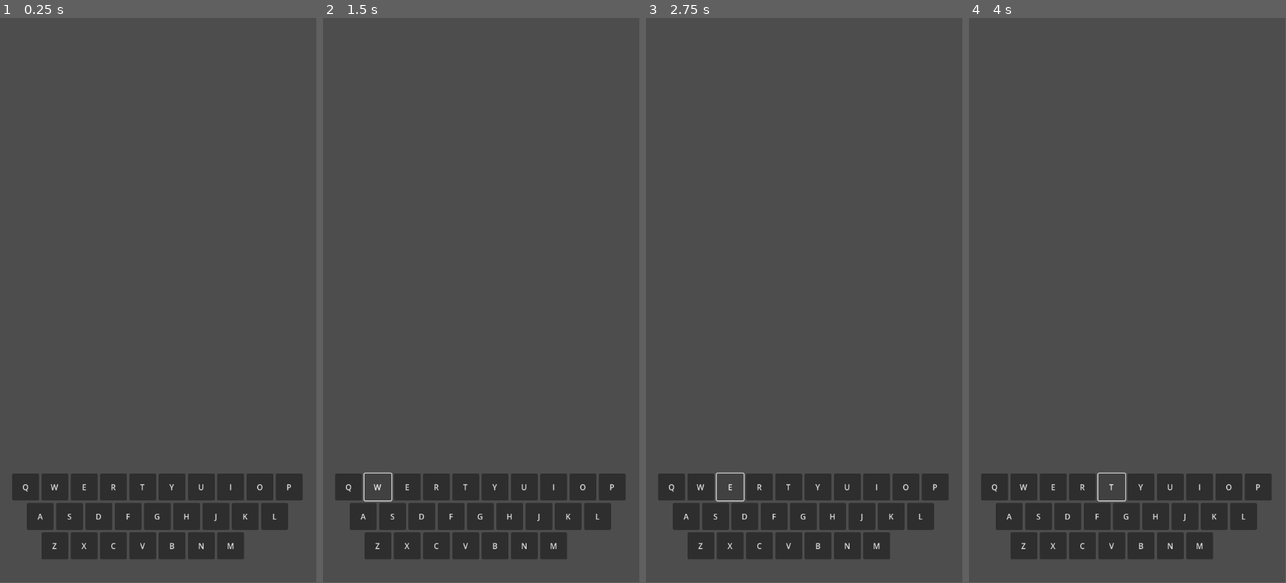
Above: before the commit, frames 1-4 (left to right).
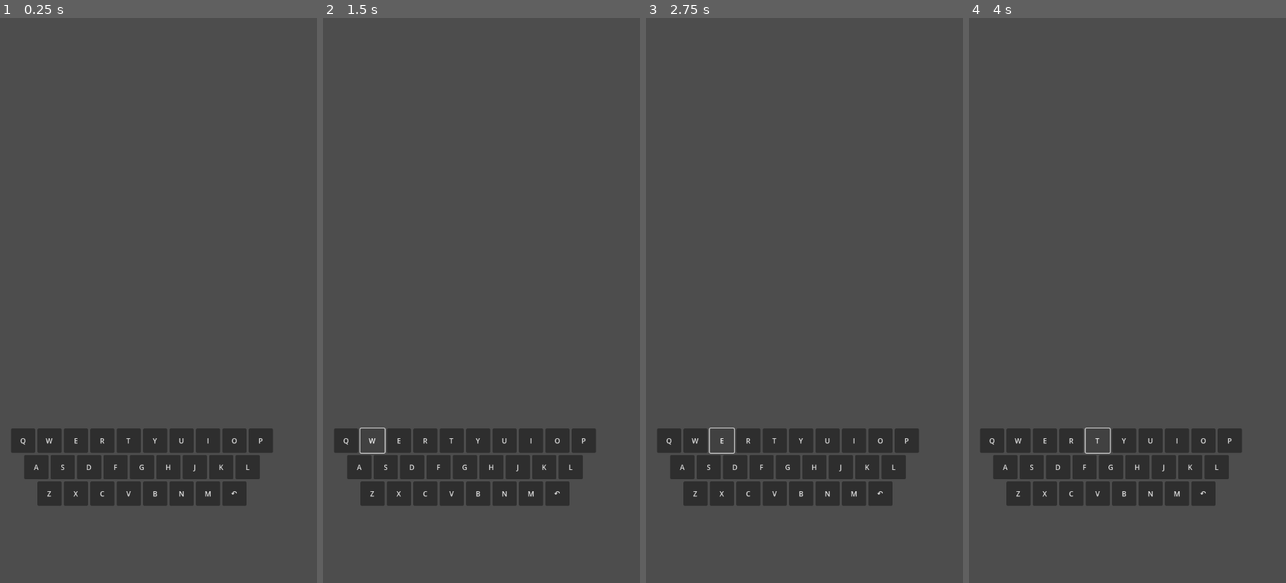
Above: after the commit, the same moments.

Repository: NoAddGames/Wordle
Game: Godot game, scene res://game.tscn
Two runs of this game, one before a commit and one after it. Both use one fixed random seed, a clock stepped at 60 frames per second and the inputs below.
Inputs:
- Up to frame 1 (0.25 s): no input
- Up to frame 2 (1.5 s): click "Q" at 0.5 s; click "W" at 1.25 s
- Up to frame 3 (2.75 s): click "E" at 2 s
- Up to frame 4 (4 s): click "R" at 2.75 s; click "T" at 3.5 s
In our replay, the window is 449x799 before the commit and 450x800 after it. These sizes can differ from the game's own. Grey fills any space a smaller window leaves; there, only what the larger window draws over its background counts as a difference.

The runs differ from the first frame. In frame 1, 13% of the frame differs, in the area x 3-96%, y 72-96%; in frame 2, 13%; in frame 3, 13%; in frame 4, 13%.

Commit message:
Can be exported to android apk

Diff:
--- a/keyboard.tscn
+++ b/keyboard.tscn
@@ -121,3 +121,8 @@
 letter = "M"
 row = 2
 column = 6
+
+[node name="Letter" parent="." instance=ExtResource("1_d57wk")]
+letter = "↶"
+row = 2
+column = 7
--- a/project.godot
+++ b/project.godot
@@ -17,11 +17,13 @@
 
 [display]
 
-window/size/viewport_width=648
-window/size/viewport_height=1152
+window/size/viewport_width=720
+window/size/viewport_height=1280
+window/stretch/mode="viewport"
 window/handheld/orientation=1
 
 [rendering]
 
 renderer/rendering_method="gl_compatibility"
 renderer/rendering_method.mobile="gl_compatibility"
+textures/vram_compression/import_etc2_astc=true
Not shown, added: export_presets.cfg
Not shown, changed: .gitignore
Not shown, changed: README.md
